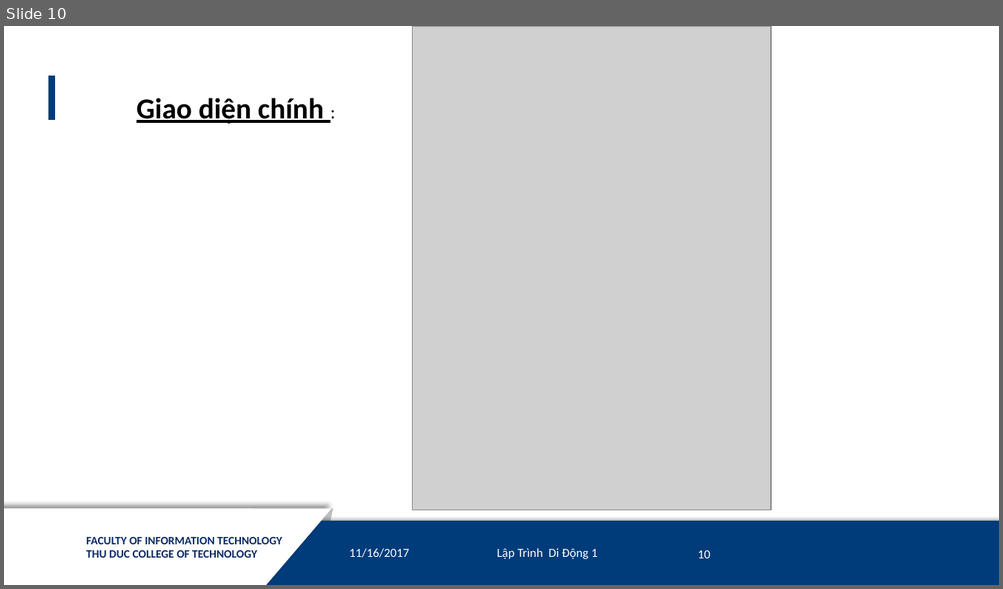
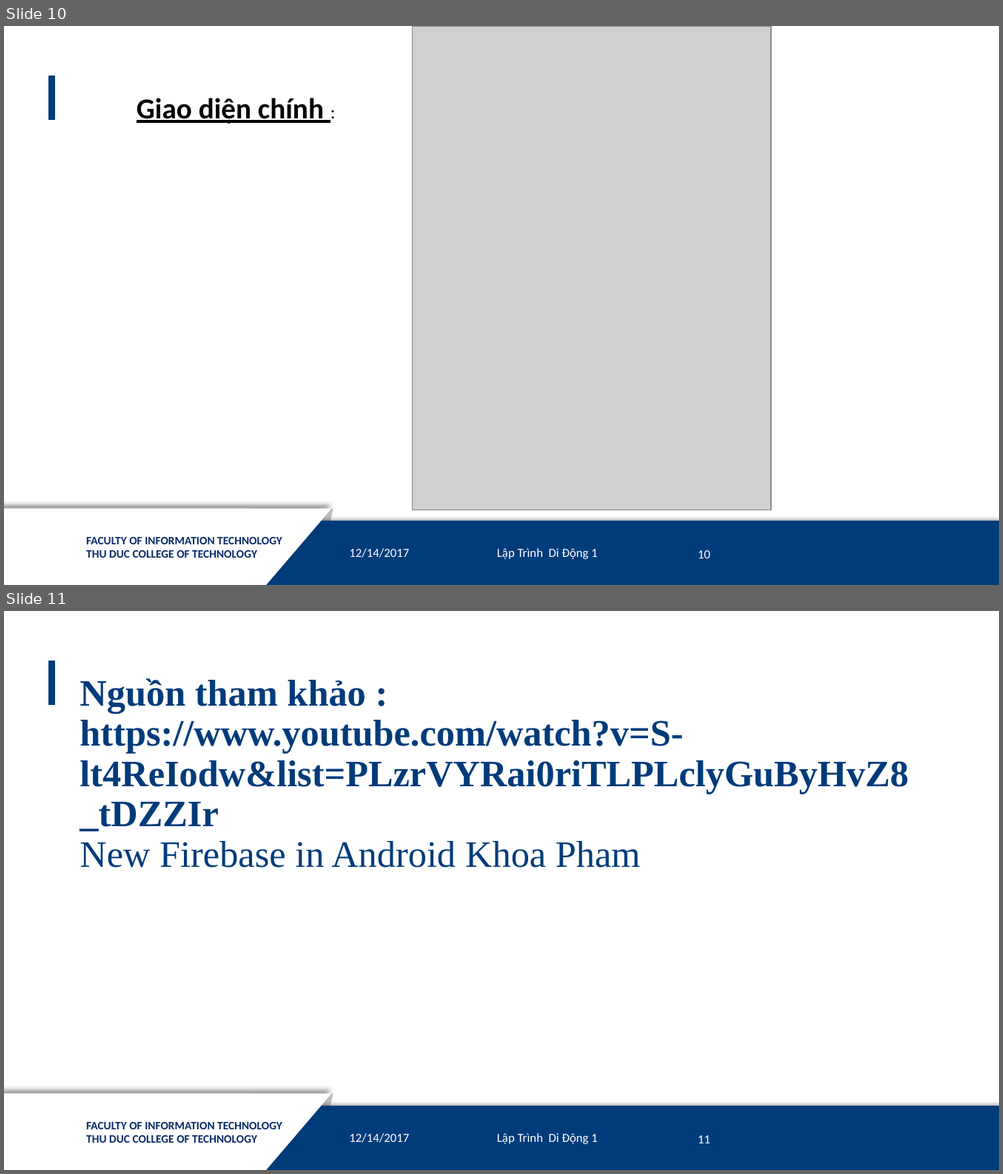
Before and after one commit to xuanquang226/nhom3_laptrinhdidong3, a slide deck: training/ThiTruong/AppThiThuong.pptx. Shown one above the other, each under a label of ours: slide 10 before the commit, slides 10 and 11 after it. The pictures are 1003x589 and 1003x1174 pixels, drawn with LibreOffice and Linux fonts; fonts in the diff are those of the drawing; grey boxes stand for pictures; background and template pictures are left out. Boxes give left, top, right and bottom in pixels: in the first picture for what was removed or moved away, otherwise in the second. Text is boxed around its words. In the diff, an @@ line names an element or a change of style, - is before the commit and + after.

Commit message:
Update nguồn tham khảo
Update nguồn tham khảo

```diff
--- a/training/ThiTruong/AppThiThuong.pptx
+++ b/training/ThiTruong/AppThiThuong.pptx
@@ slide 11 added at [4, 611, 999, 1170], background #FFFFFF; not listed: 9 template elements that a slide beside it also shows @@
@@ title added at [79, 678, 908, 868], 36 pt, text #003B7A, bold @@
+Nguồn tham khảo : https://www.youtube.com/watch?v=S-lt4ReIodw&list=PLzrVYRai0riTLPLclyGuByHvZ8_tDZZIr
+New Firebase in Android Khoa Pham
@@ slide 10 changed as well @@
@@ text at [349, 548, 409, 558]: text changed @@
-11/16/2017
+12/14/2017
```
Also in this commit, not shown: 11 other slides changed, 2 other files.
